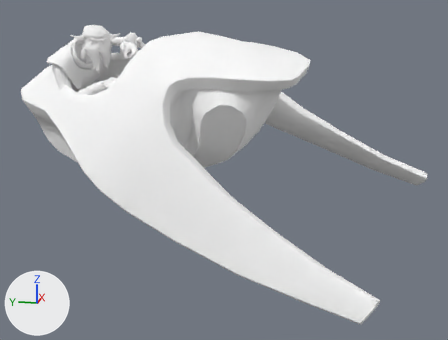
One commit to the FBX model Assets/Art/Characters/CHAR_Kevin/KevinRig@turnRight.fbx: the scene before it, then after it.
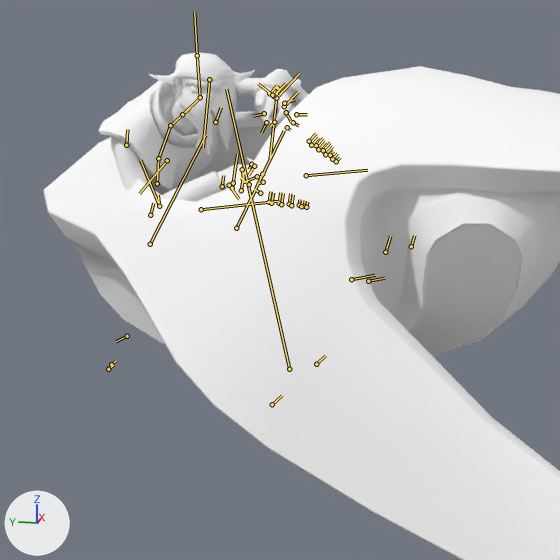
Each version is shown whole from a 50 mm lens placed at (-0.2061, -0.0798, 0.0595), pointed at (0.0003, -0.0385, 0.0079), then close up on the part from 0% to 59% of the width and 0% to 78% of the height. The lights are fixed; the arrows at lower left show +X, +Y and +Z. Both versions are drawn at frame 24 of the action 'Take 001'; the numbers are the values there. The bones that bend it are drawn over the model as lines in the close-ups.

The first close-up shows 'Body', 'polySurface14'.
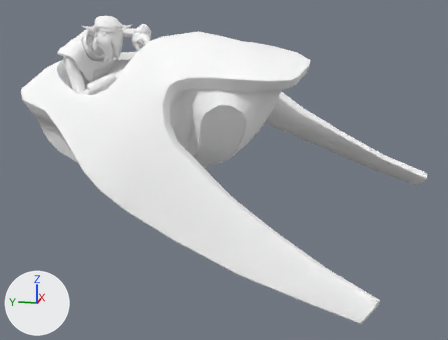
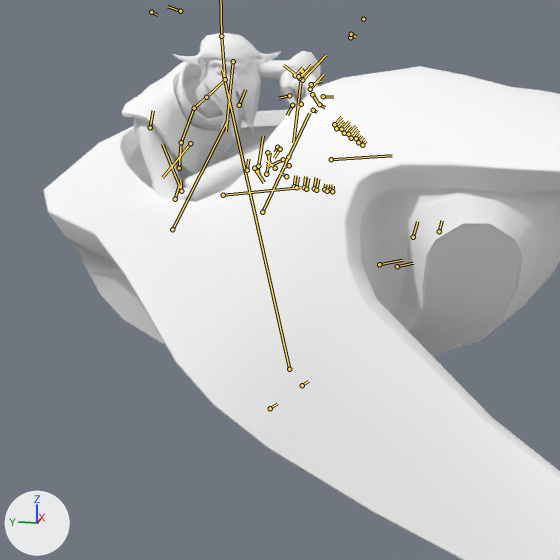
Where the change shows, as pixel boxes (x1, y1, x2, y2) in the close-ups (560 x 560 px):
'polySurface14', posed
    before: (99, 52, 295, 202)
    after: (122, 33, 321, 202)
bone 'root', root to tip
    before: (289, 369) to (226, 89)
    after: (289, 369) to (222, 70)
bone 'spine_01', root to tip
    before: (159, 206) to (158, 195)
    after: (181, 191) to (180, 179)

What the commit changed:
Bone 'root' (bone_root) moves from (1.85, 0.0, 0.0) to (0.0, 0.0, 0.0).
Bone 'root' (bone_root) turns from (-4, -15, 18) to (0, -2, 0) degrees about its own x, y and z.
Bone 'spine_01' (bone_spine_01) moves from (0.0, -2.24, -1.98) to (1.24, -2.08, -1.62).
Bone 'spine_01' (bone_spine_01) turns from (10, 0, 0) to (5, -13, 18) degrees about its own x, y and z.
